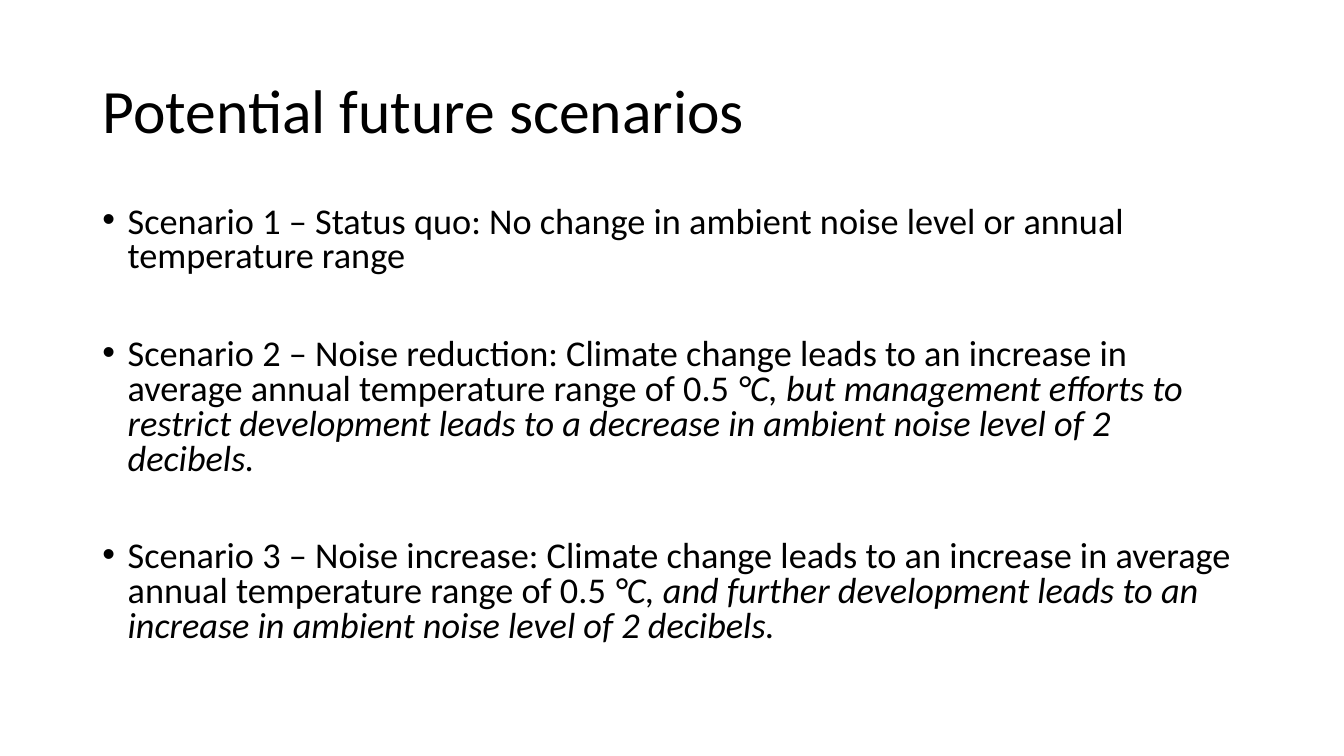
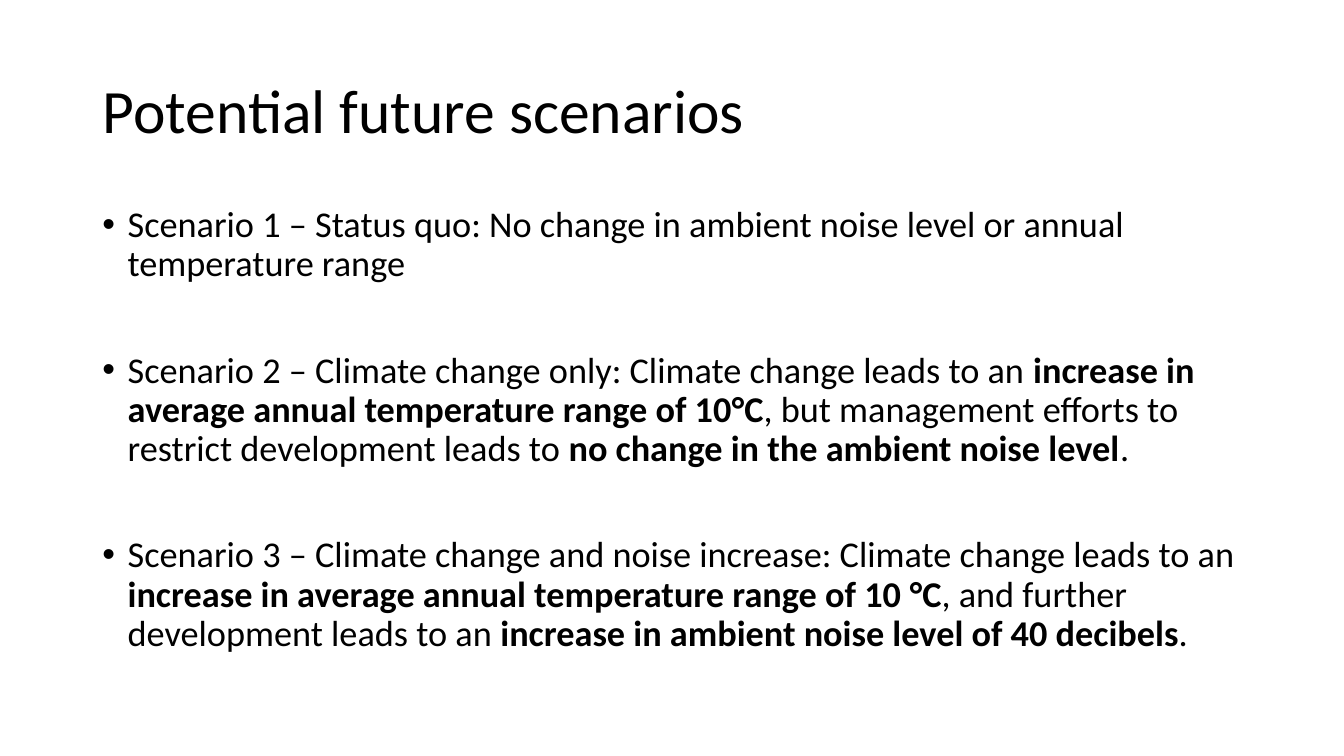
Before and after one commit to annamtucker/ssa-200, a slide deck: slide 20 of static/activities/activity-3.pptx (slide 18 before the commit). Drawn at 1344x756 pixels with LibreOffice and Linux fonts; fonts in the diff are those of the drawing; background and template pictures are left out. Boxes give left, top, right and bottom in pixels: in the first picture for what was removed or moved away, otherwise in the second. Text is boxed around its words. In the diff, an @@ line names an element or a change of style, - is before the commit and + after.

```diff
--- a/static/activities/activity-3.pptx
+++ b/static/activities/activity-3.pptx
@@ text at <box>128,211,1124,283</box>: line spacing 0.8 to 0.9 @@
@@ text at <box>128,357,1234,652</box>: text changed @@
-• Scenario 2 – Noise reduction: Climate change leads to an increase in average annual temperature range of 0.5 °C, but management efforts to restrict development leads to a decrease in ambient noise level of 2 decibels.
-• Scenario 3 – Noise increase: Climate change leads to an increase in average annual temperature range of 0.5 °C, and further development leads to an increase in ambient noise level of 2 decibels.
+• Scenario 2 – Climate change only: Climate change leads to an increase in average annual temperature range of 10°C, but management efforts to restrict development leads to no change in the ambient noise level.
+• Scenario 3 – Climate change and noise increase: Climate change leads to an increase in average annual temperature range of 10 °C, and further development leads to an increase in ambient noise level of 40 decibels.
```
Also in this commit, not shown: 4 other slides changed, 3 slides added, 1 slide removed, 7 other files.
